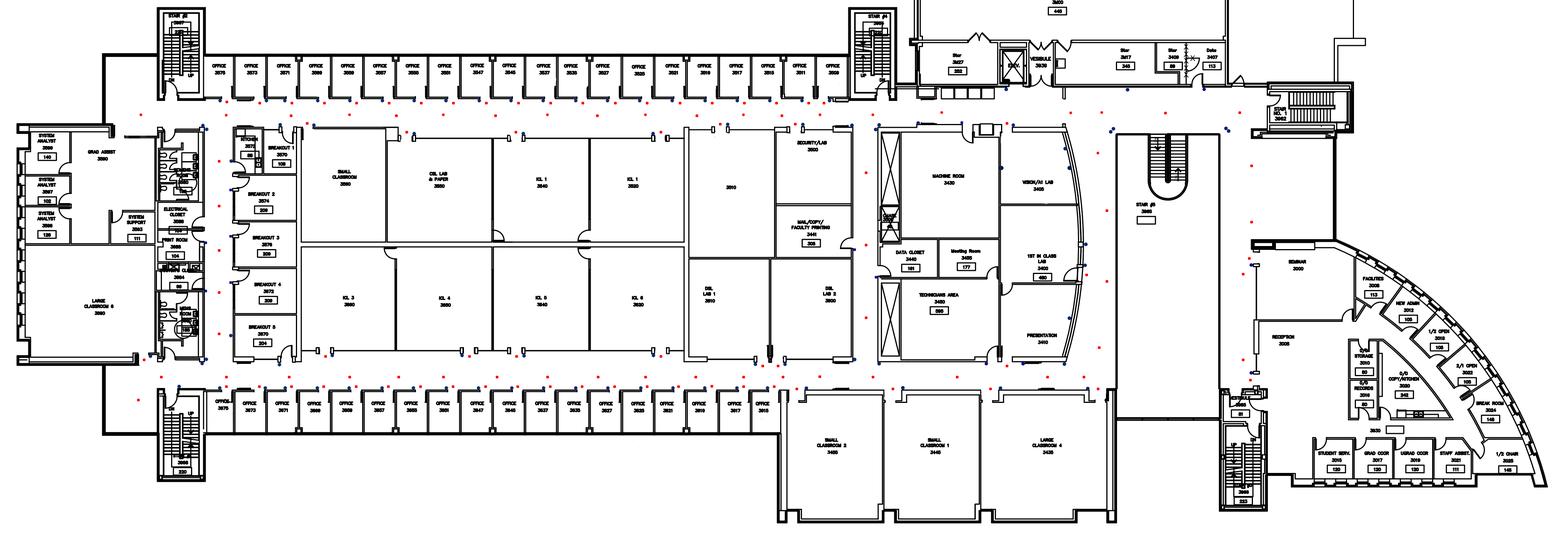
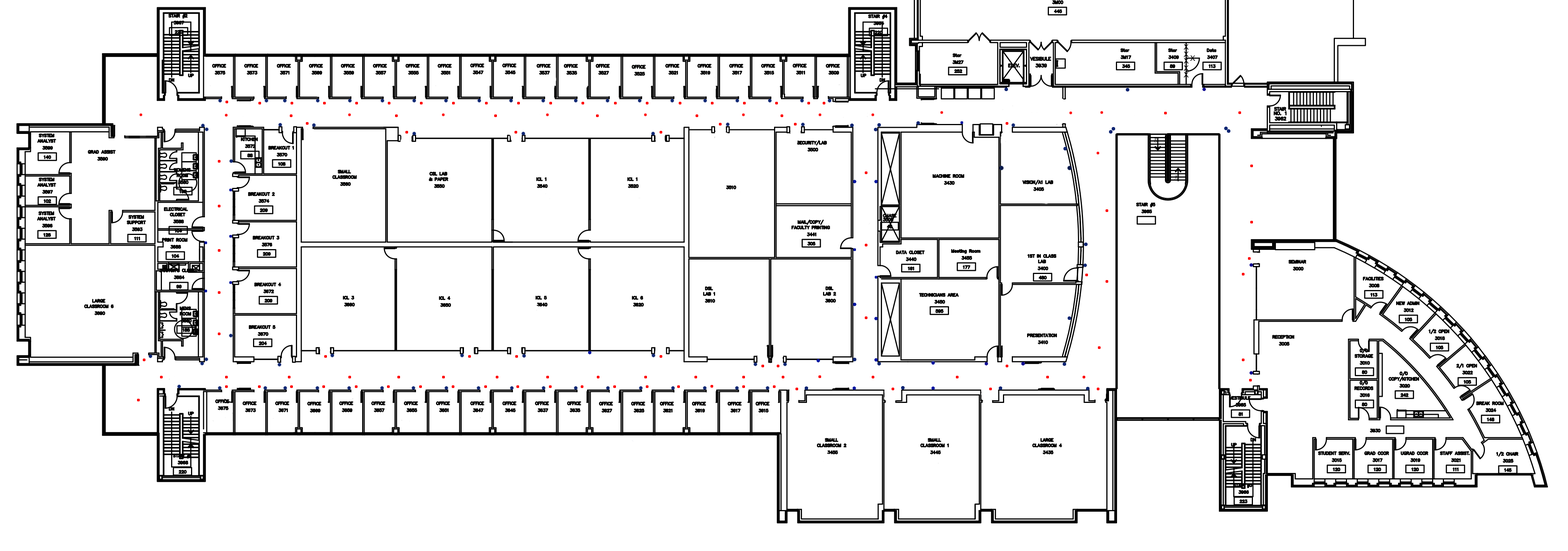
Before/after of a (1568, 551) layered artwork. What changed in the layer stack:
painted on "Barcode" over left=588, top=179, right=935, bottom=391
